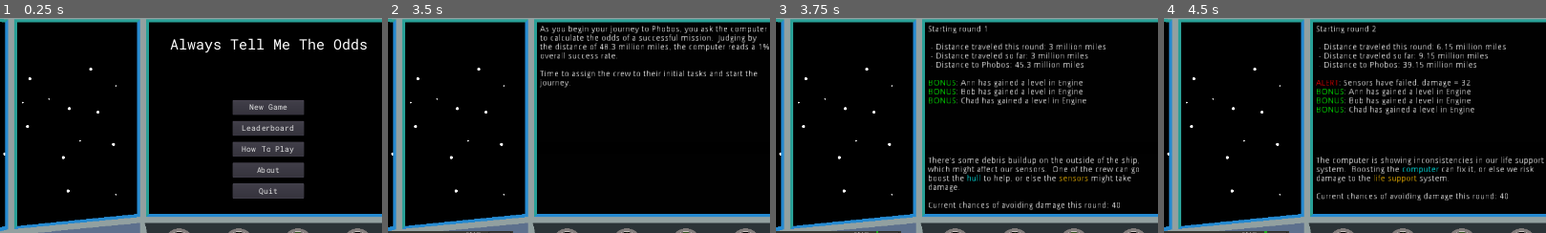
Above: before the commit, frames 1-4 (left to right).
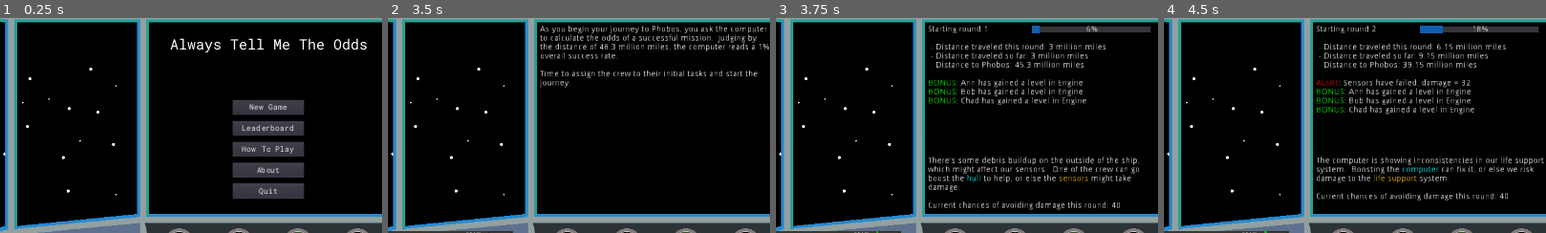
Above: after the commit, the same moments.

Repository: cparlette/alwaystellmetheodds
Game: Godot game, scene res://MainMenu.tscn
The game is run twice, just before and just after one commit, with the same random seed, the same clock (stepped at 60 frames per second) and the same inputs.
Inputs:
- Up to frame 1 (0.25 s): no input
- Up to frame 2 (3.5 s): click "New Game" at 0.5 s; click "Phobos - Easy" at 1.25 s; click "Phobos - Easy" at 2 s; click "Start" at 2.75 s
- Up to frame 3 (3.75 s): click "Next Round" at 3.5 s
- Up to frame 4 (4.5 s): click "Next Round" at 4.25 s
The pictures show only the part of the screen within x 15-65%, y 2-52%; the shares and areas given below are measured in that part.

Frames 1-2 are identical in both runs. In frame 3, 0.9% of the frame differs, in the area x 67-98%, y 3-8%; in frame 4, 0.9%.
Error in both runs: Unable to iterate on object of type 'Nil'. (res://MainMenu.gd:79)

Commit message:
Add progress bar to distance traveled

Diff:
--- a/Game.gd
+++ b/Game.gd
@@ -29,6 +29,8 @@
 	var stream = load("res://audio/"+globals.destinationMoon['music'])
 	$AudioStreamPlayer.stream = stream
 	$AudioStreamPlayer.play()
+	$NewRoundOutput/ProgressBar.max_value = globals.destinationMoon['distance']
+	$NewRoundOutput/ProgressBar.visible = false
 
 
 func _input(event):
@@ -59,6 +61,8 @@
 				module.health = 100
 		module.updateModuleUI()
 	calculateSurvivalOdds()
+	$NewRoundOutput/ProgressBar.visible = true
+	$NewRoundOutput/ProgressBar.value = globals.distanceTraveled
 
 	# Add xp to crew
 	for person in $Crew.get_children():
--- a/Game.tscn
+++ b/Game.tscn
@@ -1,10 +1,13 @@
-[gd_scene load_steps=6 format=2]
+[gd_scene load_steps=7 format=2]
 
 [ext_resource path="res://Game.gd" type="Script" id=1]
 [ext_resource path="res://Module.tscn" type="PackedScene" id=2]
 [ext_resource path="res://graphics/space-v1.png" type="Texture" id=3]
 [ext_resource path="res://Crew.tscn" type="PackedScene" id=4]
 [ext_resource path="res://graphics/titlescreen-v2.png" type="Texture" id=5]
+
+[sub_resource type="StyleBoxFlat" id=1]
+bg_color = Color( 0.0705882, 0.376471, 0.698039, 1 )
 
 [node name="Game" type="Node2D"]
 script = ExtResource( 1 )
@@ -117,6 +120,14 @@
 margin_right = -5.0
 margin_bottom = -5.0
 bbcode_enabled = true
+
+[node name="ProgressBar" type="ProgressBar" parent="NewRoundOutput"]
+visible = false
+margin_left = 180.0
+margin_top = 5.0
+margin_right = 380.0
+margin_bottom = 19.0
+custom_styles/fg = SubResource( 1 )
 
 [node name="EventOutput" type="Control" parent="."]
 margin_left = 440.0
